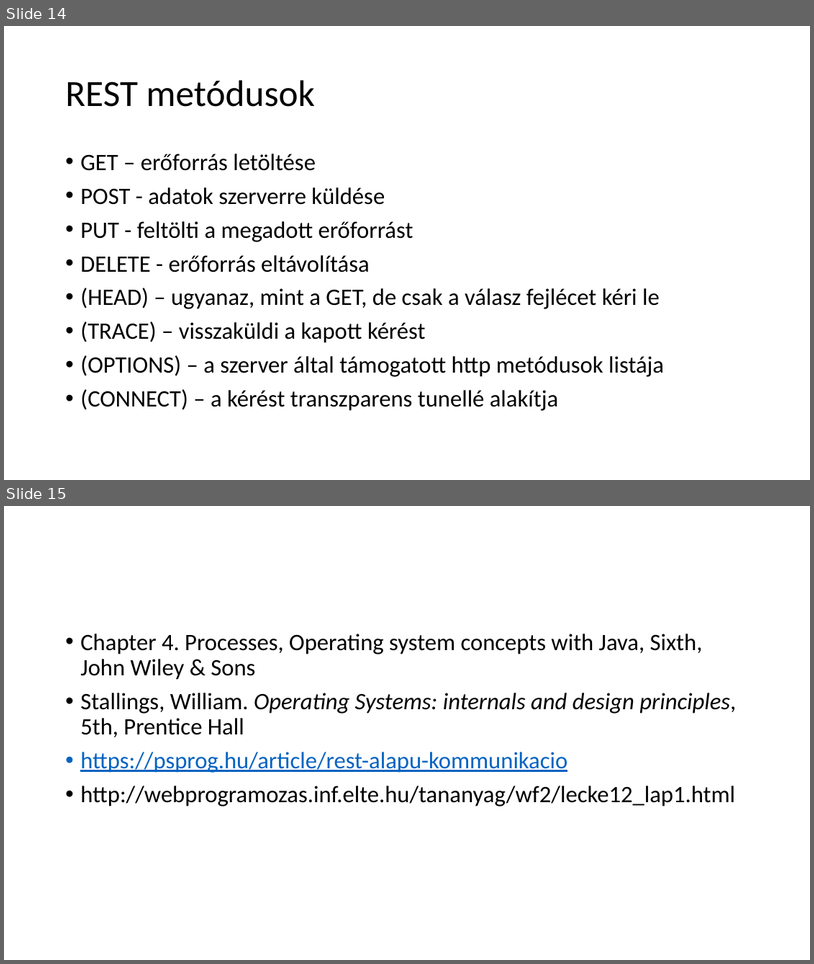
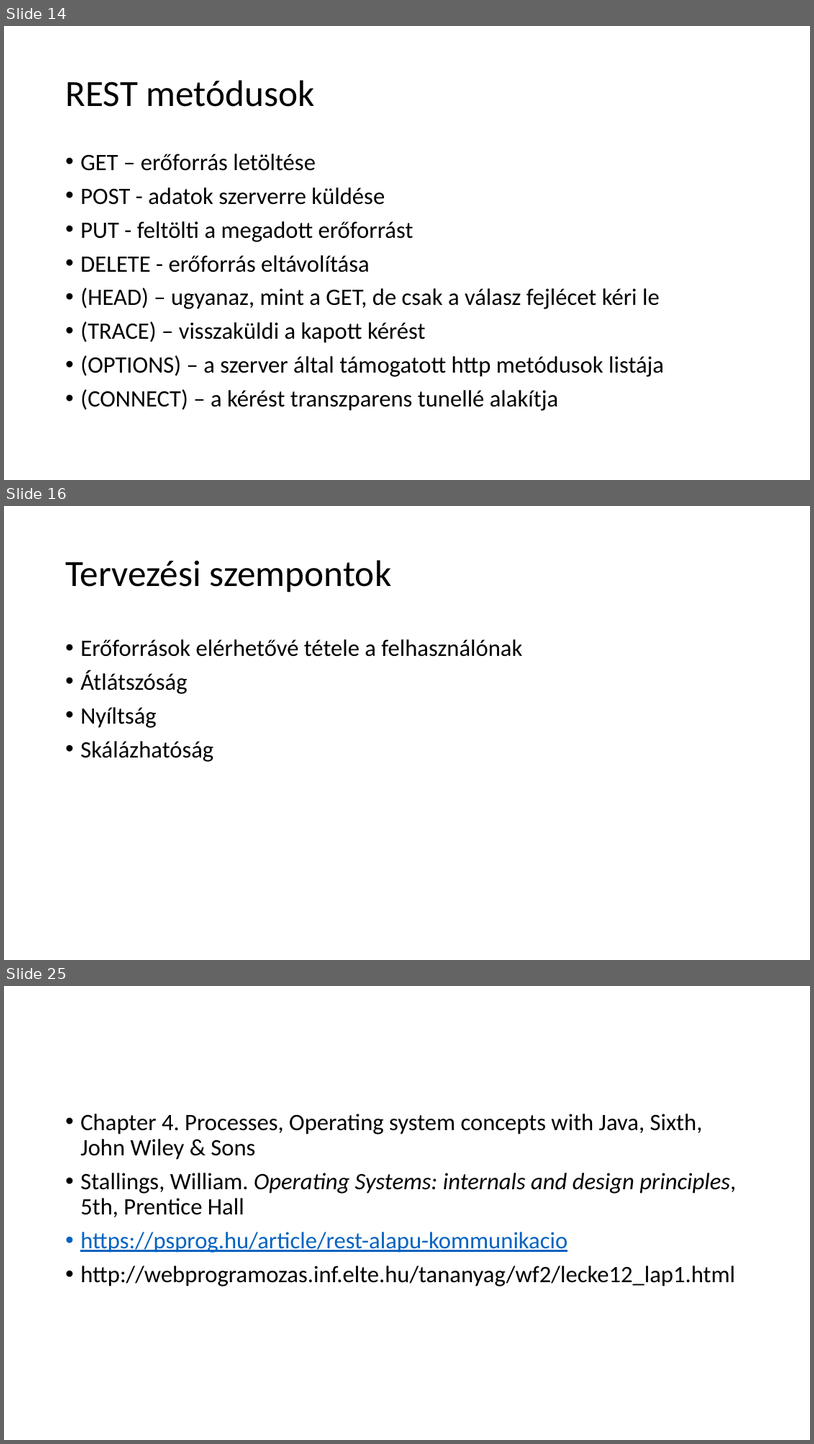
Before and after one commit to krsjakb/osztott-rendszerek-parhuzamos-programozas, a slide deck: Osztott rendszerek, párhuzamos programozás.pptx. Shown one above the other, each under a label of ours: slides 14 and 15 before the commit, slides 14, 16 and 25 after it; the slides between them are not shown. The pictures are 814x964 and 814x1444 pixels, drawn with LibreOffice and Linux fonts; fonts in the diff are those of the drawing. Boxes give left, top, right and bottom in pixels: in the first picture for what was removed or moved away, otherwise in the second. Text is boxed around its words. In the diff, an @@ line names an element or a change of style, - is before the commit and + after.

```diff
--- a/Osztott rendszerek, párhuzamos programozás.pptx
+++ b/Osztott rendszerek, párhuzamos programozás.pptx
@@ slide 16 added at [4, 506, 810, 960], background #FFFFFF @@
@@ title added at [65, 560, 392, 592], 44 pt, text #000000 @@
+Tervezési szempontok
@@ text added at [80, 639, 522, 762], 28 pt, text #000000 @@
+• Erőforrások elérhetővé tétele a felhasználónak
+• Átlátszóság
+• Nyíltság
+• Skálázhatóság
@@ what was slide 15 is now slide 25 @@
```
Also in this commit, not shown: 9 other slides added.
